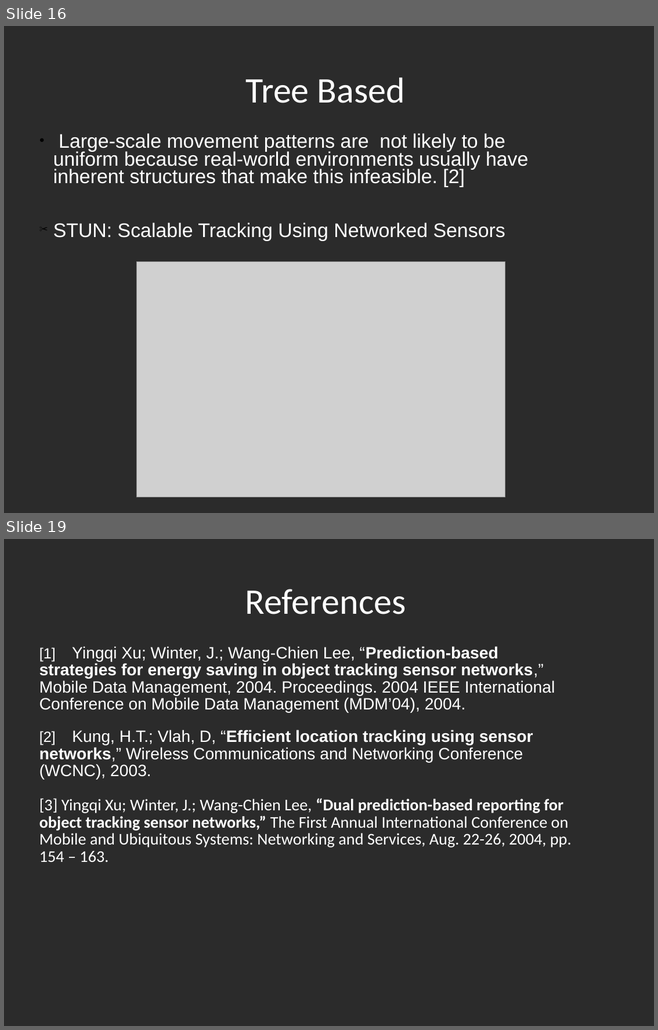
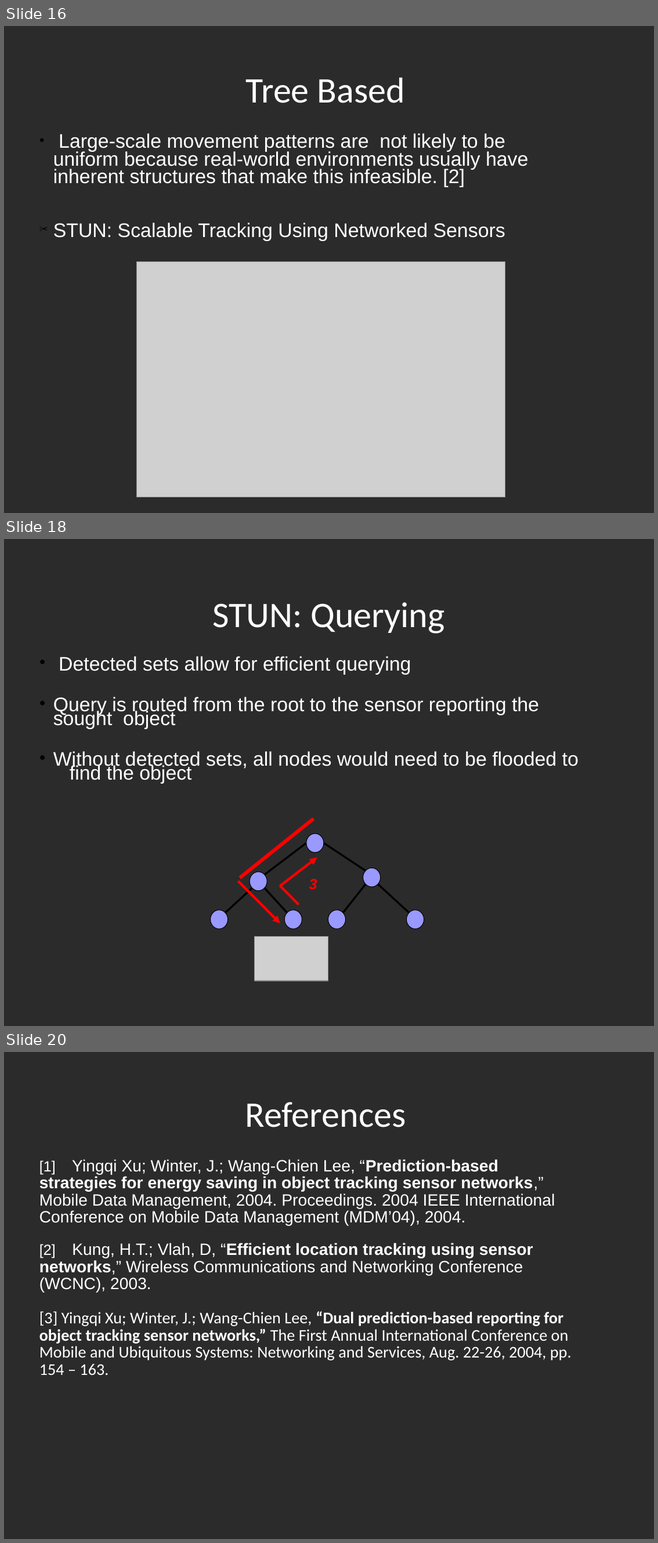
Before and after one commit to LuisEduardoER/baffleship, a slide deck: 370project.ppt. Shown one above the other, each under a label of ours: slides 16 and 19 before the commit, slides 16, 18 and 20 after it; the slides between them are not shown. The pictures are 658x1030 and 658x1543 pixels, drawn with LibreOffice and Linux fonts; fonts in the diff are those of the drawing; grey boxes stand for pictures; background and template pictures are left out; a plain dark background stands for a picture behind light text. Boxes give left, top, right and bottom in pixels: in the first picture for what was removed or moved away, otherwise in the second. Text is boxed around its words. In the diff, an @@ line names an element or a change of style, - is before the commit and + after.

Commit message:
as

```diff
--- a/370project.ppt
+++ b/370project.ppt
@@ slide 18 added at [4, 539, 654, 1026], background picture (left out) @@
@@ title added at [212, 602, 444, 634], 44 pt, text #FFFFFF @@
+STUN: Querying
@@ text added at [53, 656, 578, 784], 24 pt, text #FFFFFF @@
+● Detected sets allow for efficient querying
+● Query is routed from the root to the sensor reporting the sought object
+● Without detected sets, all nodes would need to be flooded to find the object
@@ line added from (240, 878) to (314, 819), #FF0000 4.31 pt @@
@@ ellipse added at [306, 834, 324, 853], fill #9999FF, outline #000000 0.74 pt @@
@@ line added from (306, 843) to (264, 875), #000000 2.24 pt @@
@@ line added from (324, 843) to (365, 871), #000000 2.24 pt @@
@@ arrow added from (280, 886) to (317, 858), #FF0000 3 pt @@
@@ ellipse added at [363, 868, 380, 887], fill #9999FF, outline #000000 0.74 pt @@
@@ arrow added from (238, 881) to (280, 924), #FF0000 3 pt @@
@@ ellipse added at [249, 872, 267, 891], fill #9999FF, outline #000000 0.74 pt @@
@@ line added from (299, 905) to (280, 886), #FF0000 3 pt @@
@@ text added at [309, 879, 317, 890], 18 pt, text #FF0000, bold, italic @@
+3
@@ line added from (365, 885) to (343, 913), #000000 2.24 pt @@
@@ line added from (378, 885) to (409, 913), #000000 2.24 pt @@
@@ line added from (252, 888) to (225, 913), #000000 2.24 pt @@
@@ line added from (264, 888) to (287, 913), #000000 2.24 pt @@
@@ ellipse added at [210, 910, 228, 929], fill #9999FF, outline #000000 0.74 pt @@
@@ ellipse added at [285, 910, 302, 929], fill #9999FF, outline #000000 0.74 pt @@
@@ ellipse added at [328, 910, 346, 929], fill #9999FF, outline #000000 0.74 pt @@
@@ ellipse added at [407, 910, 424, 929], fill #9999FF, outline #000000 0.74 pt @@
@@ picture added at [255, 937, 328, 981] @@
@@ what was slide 19 is now slide 20 @@
```
Also in this commit, not shown: 1 slide changed, 1 other slide added, 1 slide removed.
